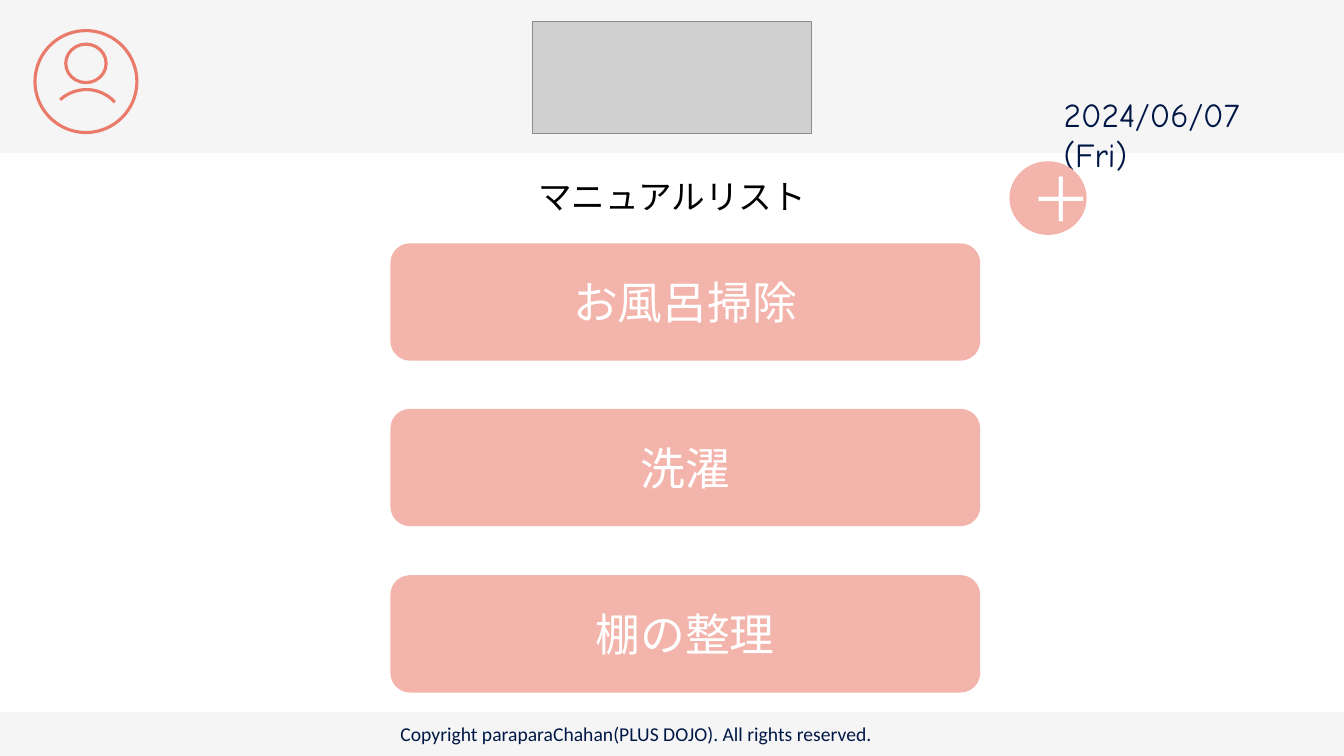
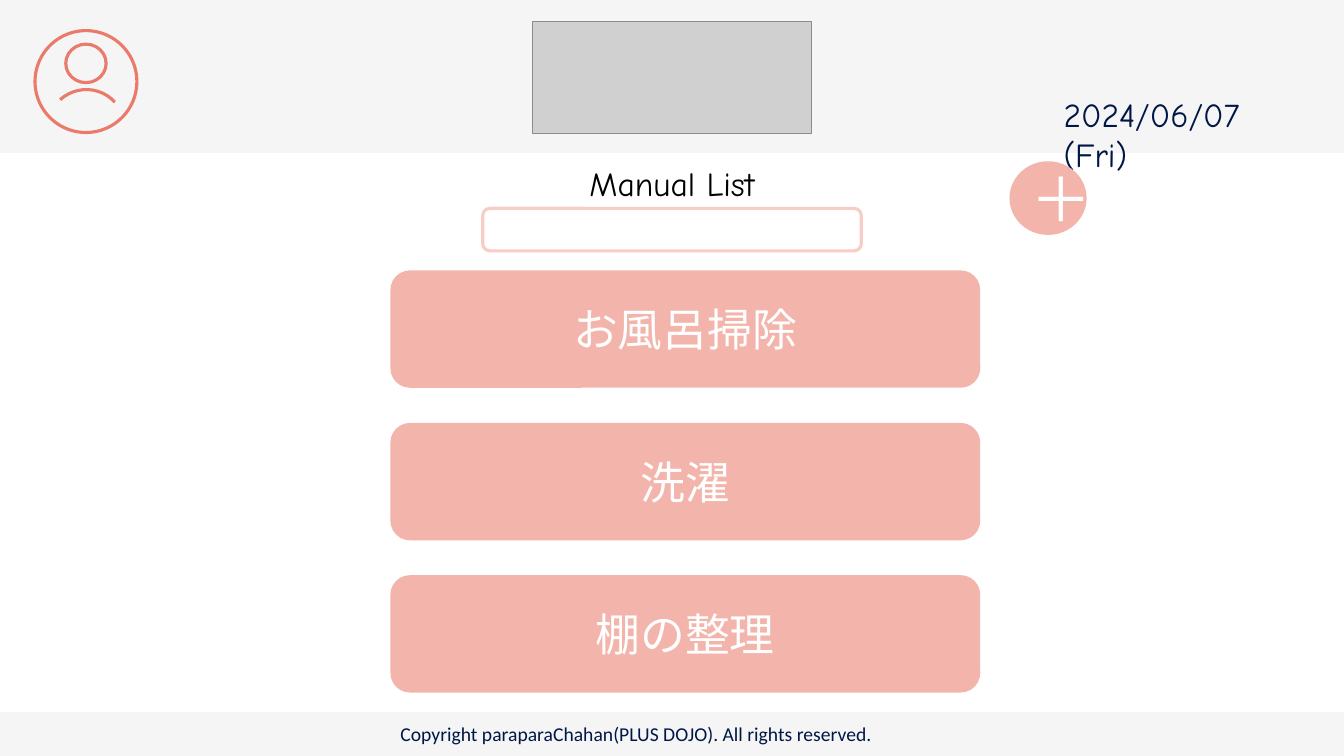
Before and after one commit to plusdojo2024/C2, a slide deck: slide 8 of doc/13_外部設計/famiLink 画面デザイン.pptx. Drawn at 1344x756 pixels with LibreOffice and Linux fonts; fonts in the diff are those of the drawing; grey boxes stand for pictures. Boxes give left, top, right and bottom in pixels: in the first picture for what was removed or moved away, otherwise in the second. Text is boxed around its words. In the diff, an @@ line names an element or a change of style, - is before the commit and + after.

```diff
--- a/doc/13_外部設計/famiLink 画面デザイン.pptx
+++ b/doc/13_外部設計/famiLink 画面デザイン.pptx
@@ text at (589,173,755,197): text changed; font Noto Sans CJK JP to Comic Neue @@
-マニュアルリスト
+Manual List
@@ rounded rectangle added at (483,209,862,251), fill #FFFFFF, outline #F7CDC6 2.25 pt @@
@@ rounded rectangle "お風呂掃除": place and size @@
-rounded rectangle "お風呂掃除" at (390,243,980,360)
+rounded rectangle "お風呂掃除" at (390,270,980,387)
@@ rounded rectangle "洗濯": place and size @@
-rounded rectangle "洗濯" at (390,409,980,526)
+rounded rectangle "洗濯" at (390,423,980,540)
```
Also in this commit, not shown: 1 other slide changed, 2 slides added.
